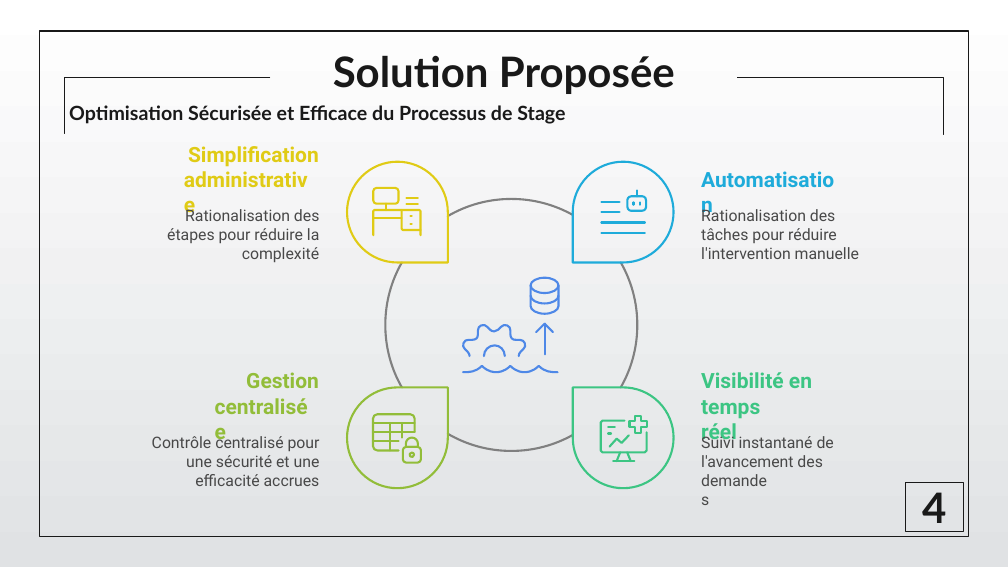
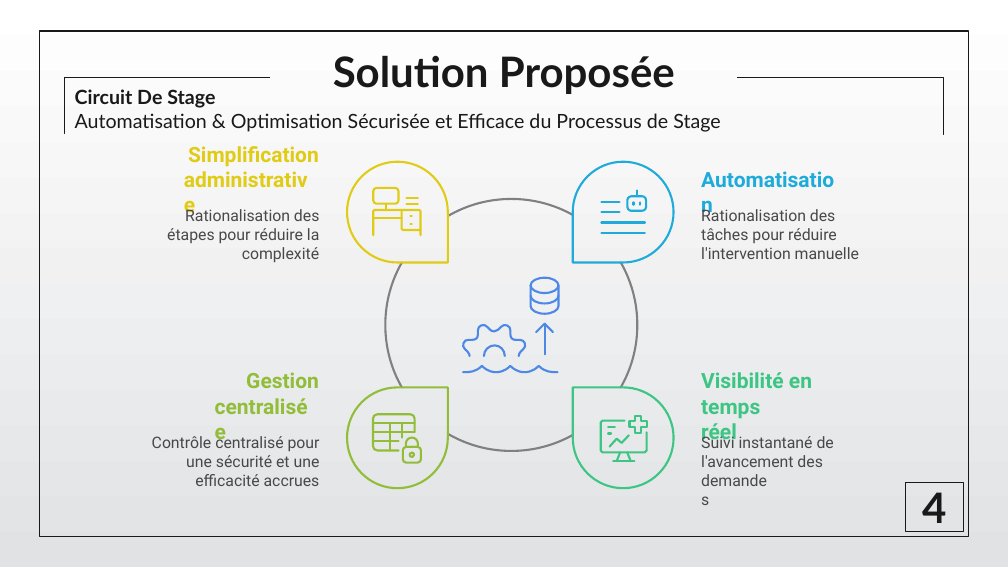
Before and after one commit to CodeWizard-404/Circuit_De_Stage, a slide deck: slide 8 of Doc/Pres/Pres.pptx. Drawn at 1008x567 pixels with LibreOffice and Linux fonts; fonts in the diff are those of the drawing; background and template pictures are left out. Boxes give left, top, right and bottom in pixels: in the first picture for what was removed or moved away, otherwise in the second. Text is boxed around its words. In the diff, an @@ line names an element or a change of style, - is before the commit and + after.

```diff
--- a/Doc/Pres/Pres.pptx
+++ b/Doc/Pres/Pres.pptx
@@ text at (75, 89, 720, 132): text changed; bold off @@
-Optimisation Sécurisée et Efficace du Processus de Stage
+Circuit De Stage
+Automatisation & Optimisation Sécurisée et Efficace du Processus de Stage
```
Also in this commit, not shown: 2 other slides changed, 4 other files.
